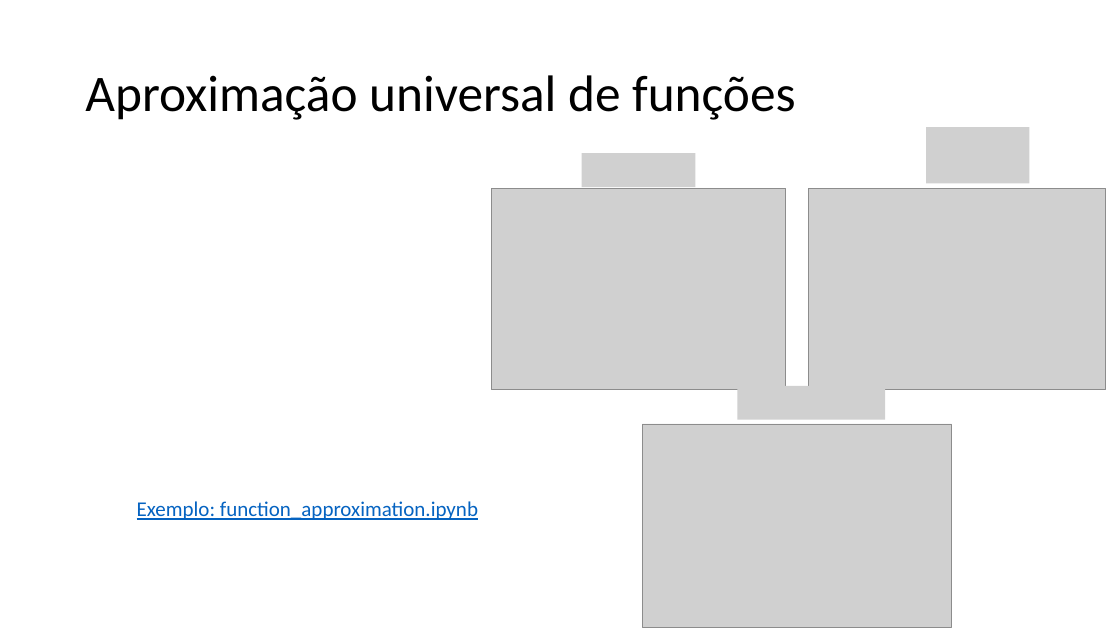
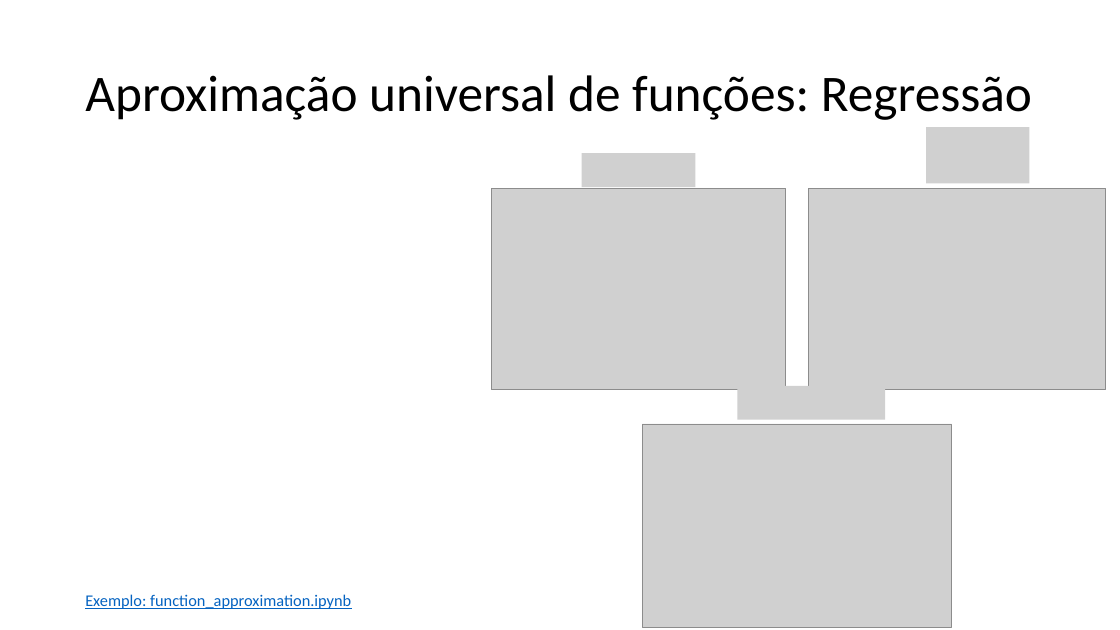
Before and after one commit to zz4fap/t320_aprendizado_de_maquina, a slide deck: slide 21 of slides/T320_Redes_Neurais_Artificiais (Parte II).pptx. Drawn at 1120x630 pixels with LibreOffice and Linux fonts; fonts in the diff are those of the drawing; grey boxes stand for pictures. Boxes give left, top, right and bottom in pixels: in the first picture for what was removed or moved away, otherwise in the second. Text is boxed around its words. In the diff, an @@ line names an element or a change of style, - is before the commit and + after.

```diff
--- a/slides/T320_Redes_Neurais_Artificiais (Parte II).pptx
+++ b/slides/T320_Redes_Neurais_Artificiais (Parte II).pptx
@@ title at box(85, 75, 1032, 120): text changed @@
-Aproximação universal de funções
+Aproximação universal de funções: Regressão
@@ text "Exemplo: function_approximation.ipynb": place and size @@
-text "Exemplo: function_approximation.ipynb" at box(137, 501, 478, 520)
+text "Exemplo: function_approximation.ipynb" at box(85, 594, 351, 609)
@@ text "Exemplo: function_approximation.ipynb" at box(85, 594, 351, 609): size 18 to 14 pt @@
```
Also in this commit, not shown: 4 other slides changed, 7 other files.
